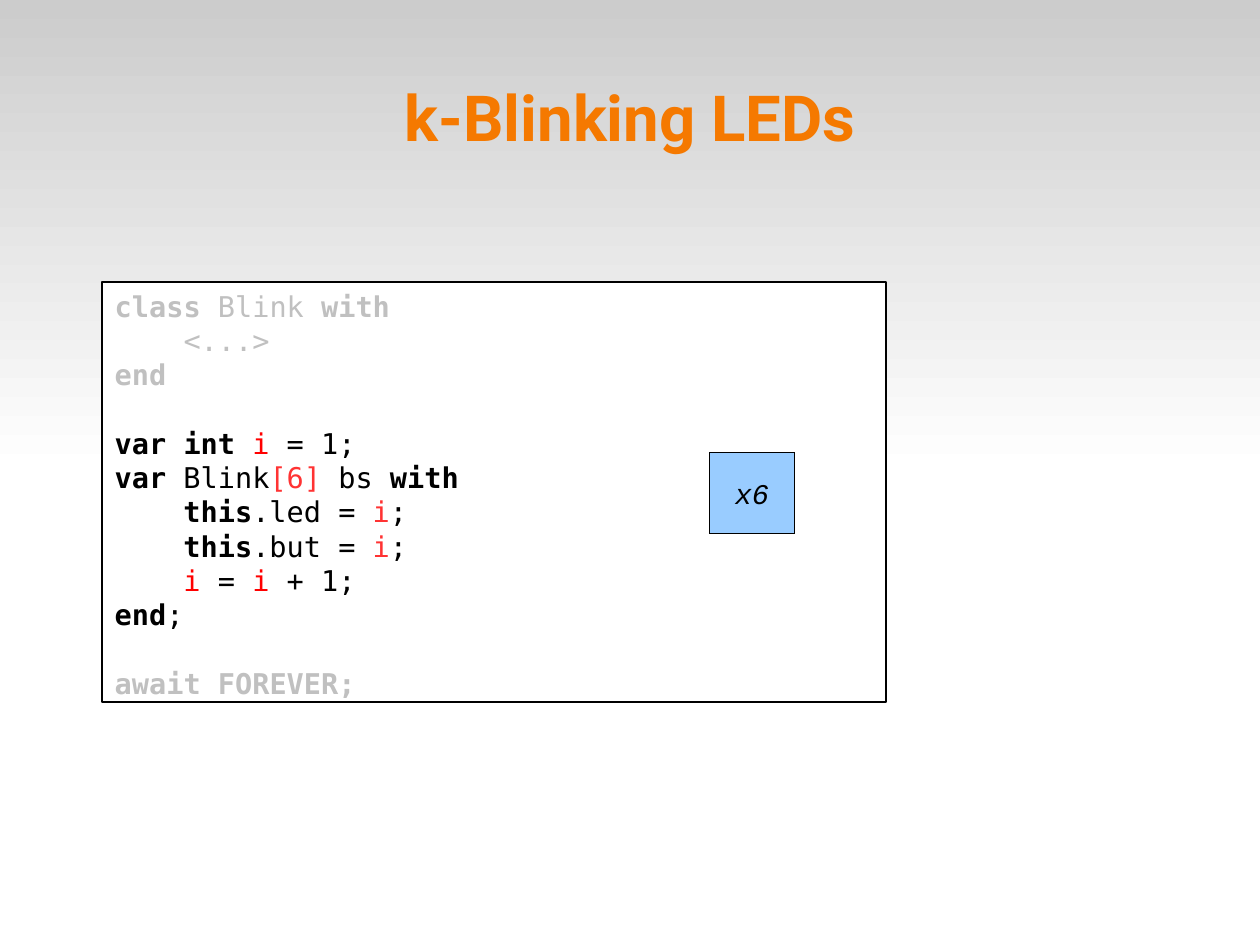
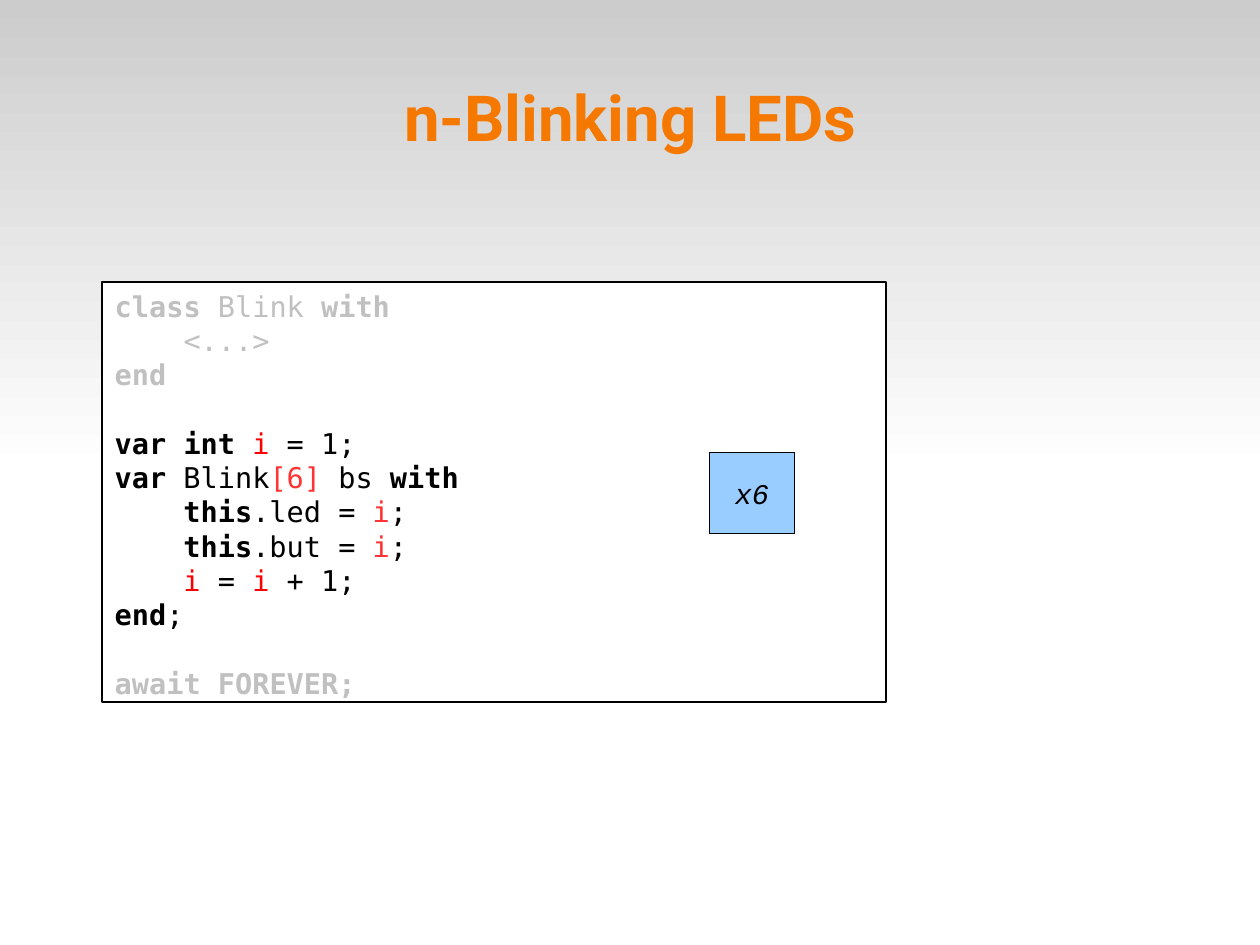
Before and after one commit to fsantanna-no/ceu-docs, a slide deck: slide 8 of ceu_mod.odp. Drawn at 1260x945 pixels with LibreOffice and Linux fonts; fonts in the diff are those of the drawing. Boxes give left, top, right and bottom in pixels: in the first picture for what was removed or moved away, otherwise in the second. Text is boxed around its words. In the diff, an @@ line names an element or a change of style, - is before the commit and + after.

```diff
--- a/ceu_mod.odp
+++ b/ceu_mod.odp
@@ title at [404, 93, 856, 154]: text changed @@
-k-Blinking LEDs
+n-Blinking LEDs
```
Also in this commit, not shown: 14 other slides changed, 12 other files.
